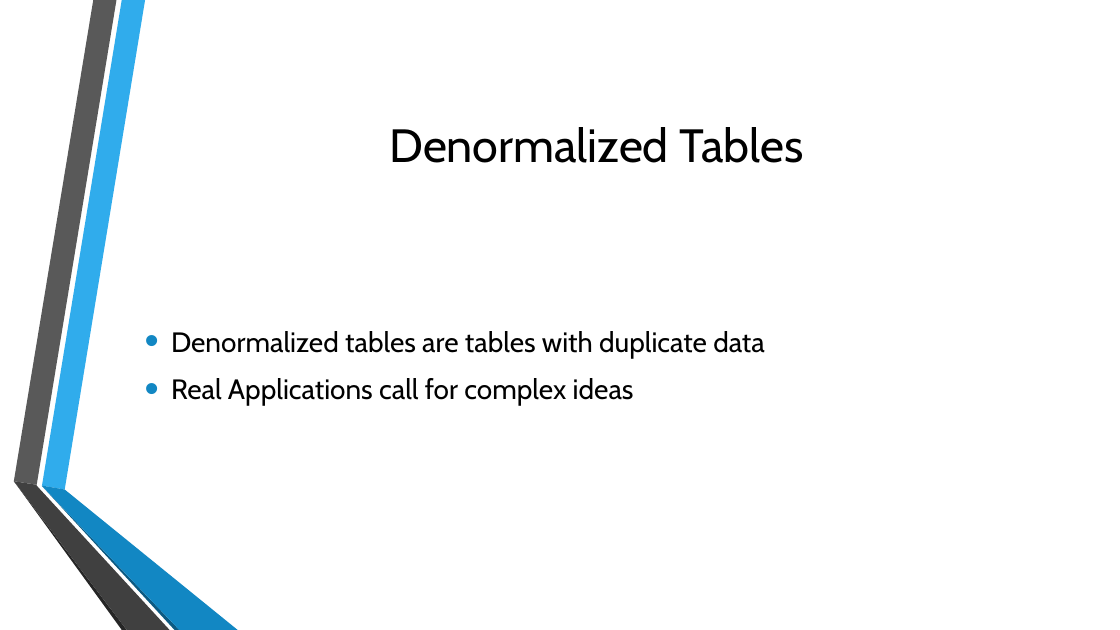
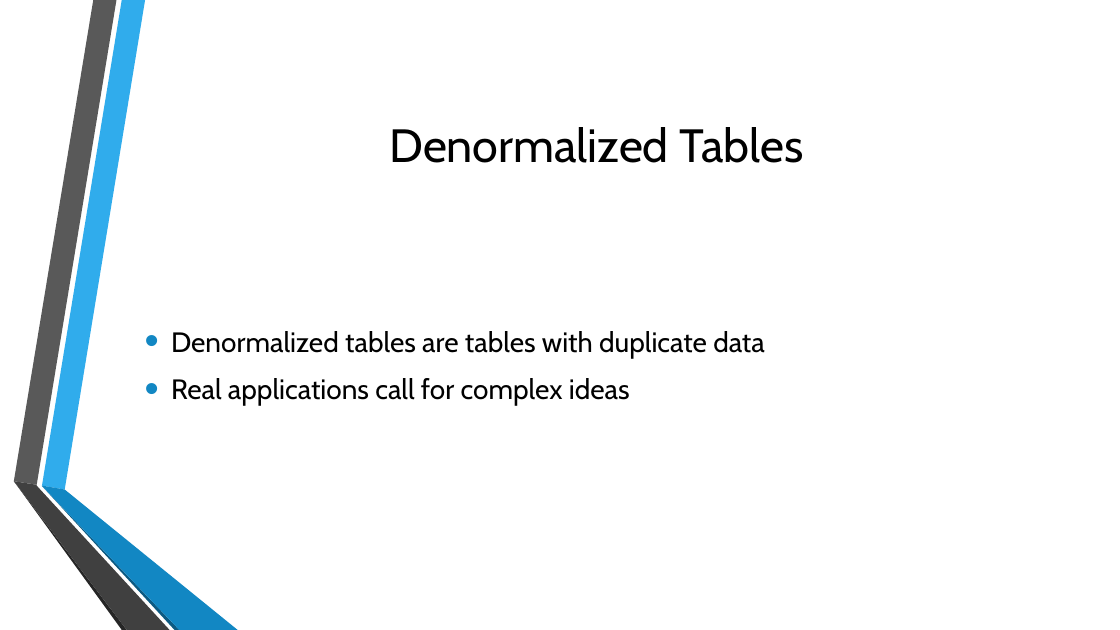
Before and after one commit to MGIS-UMN/GIS5577_week4, a slide deck: slide 3 of Advanced_DB_queries.odp. Drawn at 1120x630 pixels with LibreOffice and Linux fonts; fonts in the diff are those of the drawing; background and template pictures are left out. Boxes give left, top, right and bottom in pixels: in the first picture for what was removed or moved away, otherwise in the second. Text is boxed around its words. In the diff, an @@ line names an element or a change of style, - is before the commit and + after.

```diff
--- a/Advanced_DB_queries.odp
+++ b/Advanced_DB_queries.odp
@@ text at box(171, 378, 630, 406): text changed @@
-• Real Applications call for complex ideas
+• Real applications call for complex ideas
```
Also in this commit, not shown: 6 other slides changed, 3 slides added.
